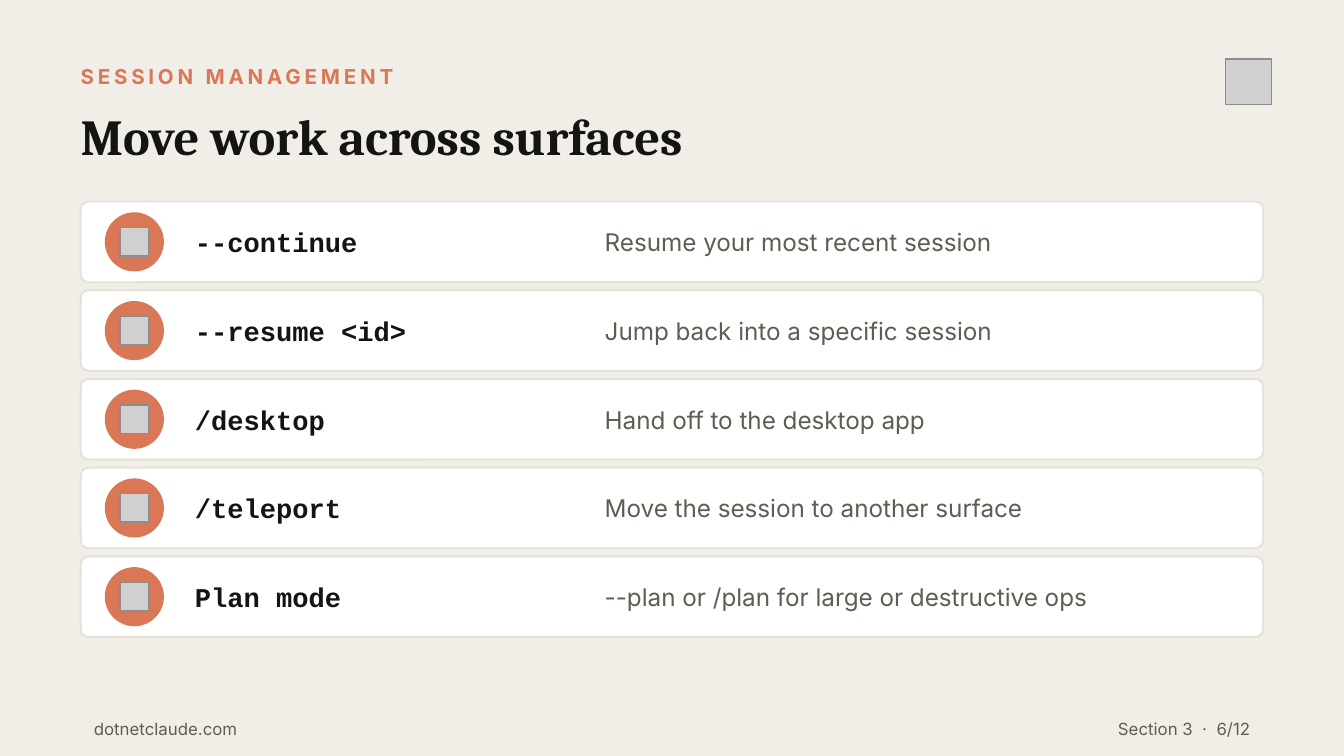
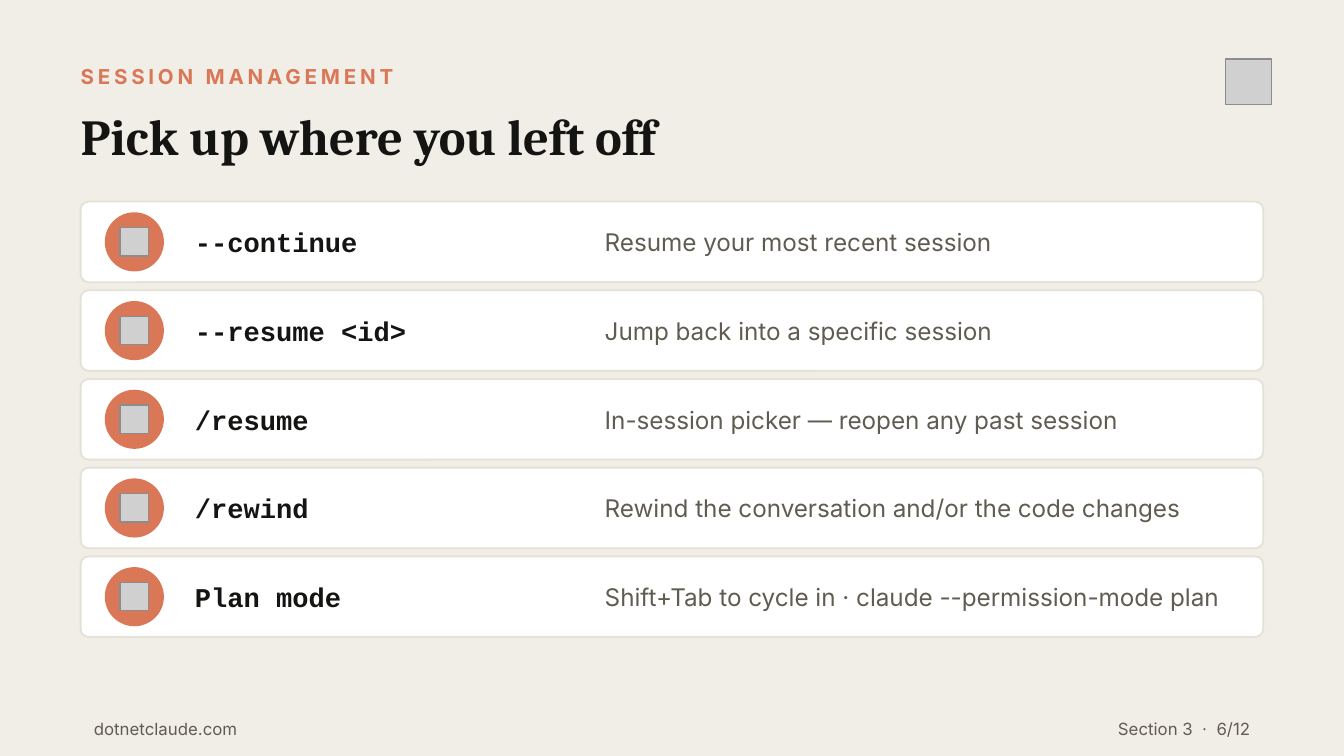
Before and after one commit to cwoodruff/dotnet-claude-workshop-content, a slide deck: slide 6 of decks/Day 1/Section3-IDE-Integration-MCP.pptx. Drawn at 1344x756 pixels with LibreOffice and Linux fonts; fonts in the diff are those of the drawing; grey boxes stand for pictures. Boxes give left, top, right and bottom in pixels: in the first picture for what was removed or moved away, otherwise in the second. Text is boxed around its words. In the diff, an @@ line names an element or a change of style, - is before the commit and + after.

Commit message:
updated Day 1 decks

```diff
--- a/decks/Day 1/Section3-IDE-Integration-MCP.pptx
+++ b/decks/Day 1/Section3-IDE-Integration-MCP.pptx
@@ text at (x1=81, y1=119, x2=656, y2=166): text changed @@
-Move work across surfaces
+Pick up where you left off
@@ text at (x1=195, y1=411, x2=309, y2=431): text changed @@
-/desktop
+/resume
@@ text at (x1=605, y1=411, x2=1117, y2=434): text changed @@
-Hand off to the desktop app
+In-session picker — reopen any past session
@@ text at (x1=195, y1=499, x2=309, y2=519): text changed @@
-/teleport
+/rewind
@@ text at (x1=605, y1=498, x2=1180, y2=522): text changed @@
-Move the session to another surface
+Rewind the conversation and/or the code changes
@@ text at (x1=605, y1=587, x2=1219, y2=611): text changed @@
---plan or /plan for large or destructive ops
+Shift+Tab to cycle in · claude --permission-mode plan
```
Also in this commit, not shown: 1 other slide changed, 1 other file.
